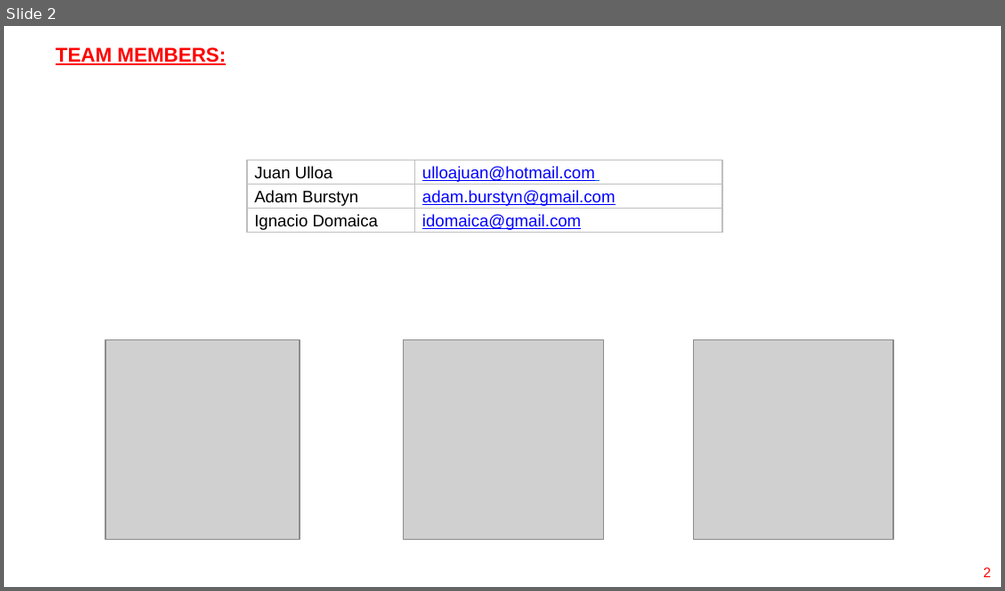
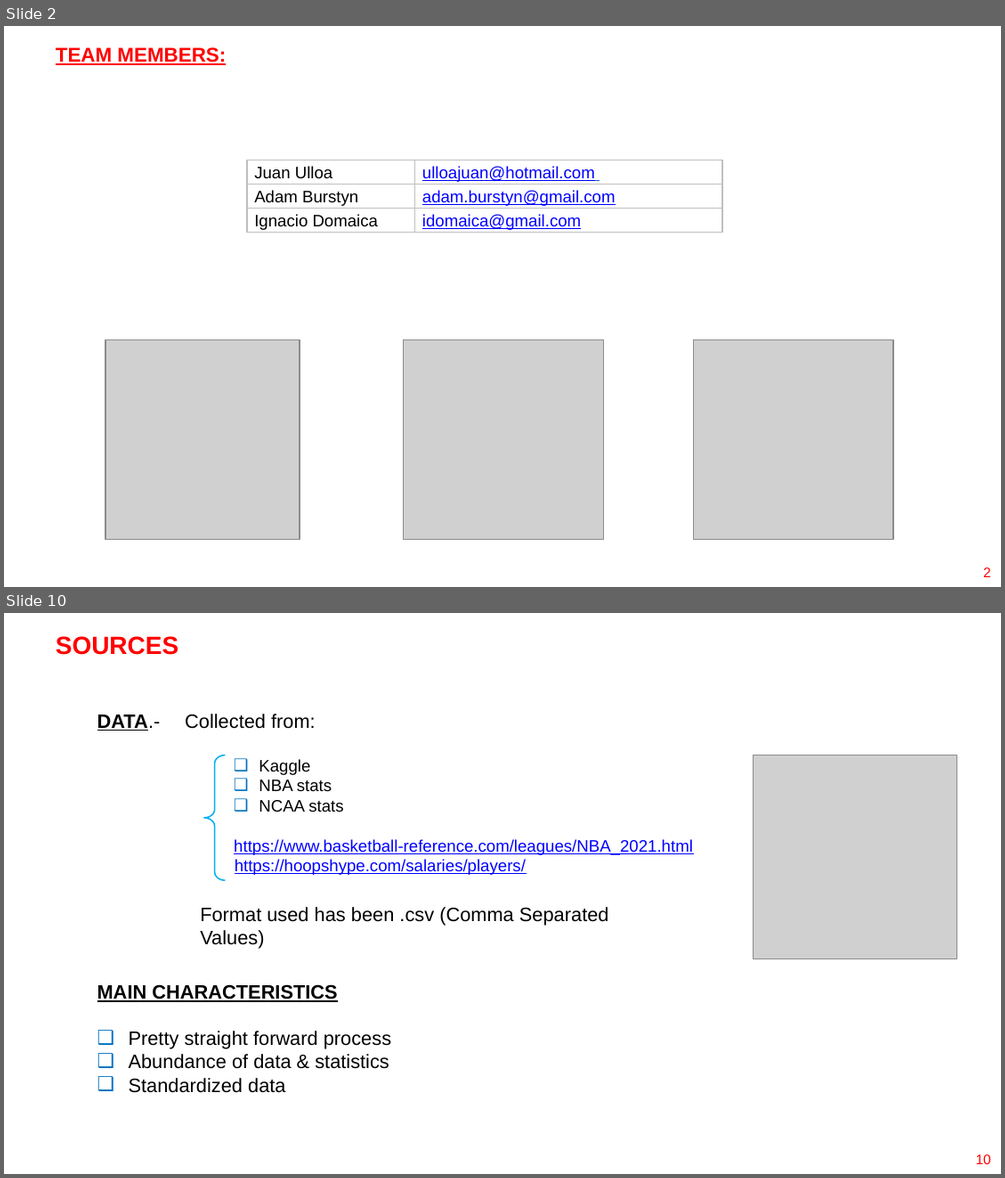
Before and after one commit to aburstyn9068/final_project, a slide deck: ppt/Final Project Group 1 v1.pptx. Shown one above the other, each under a label of ours: slide 2 before the commit, slides 2 and 10 after it; the slides between them are not shown. The pictures are 1005x591 and 1005x1178 pixels, drawn with LibreOffice and Linux fonts; fonts in the diff are those of the drawing; grey boxes stand for pictures. Boxes give left, top, right and bottom in pixels: in the first picture for what was removed or moved away, otherwise in the second. Text is boxed around its words. In the diff, an @@ line names an element or a change of style, - is before the commit and + after.

```diff
--- a/ppt/Final Project Group 1 v1.pptx
+++ b/ppt/Final Project Group 1 v1.pptx
@@ slide 10 added at (4,613,1001,1174), background #FFFFFF @@
@@ title added at (56,636,178,655), 18 pt, text #FF0000, bold @@
+SOURCES
@@ text added at (97,714,693,875), 12 pt, text #0000FF, underline @@
+DATA.- Collected from:
+    ❑ Kaggle
+    ❑ NBA stats
+    ❑ NCAA stats
+  https://www.basketball-reference.com/leagues/NBA_2021.html
+  https://hoopshype.com/salaries/players/
@@ left brace added at (204,755,226,881), outline #00B0F0 1 pt @@
@@ picture added at (752,755,957,960) @@
@@ text added at (200,907,609,949), 14 pt, text #000000 @@
+Format used has been .csv (Comma Separated Values)
@@ text added at (97,984,391,1093), 14 pt, text #000000 @@
+MAIN CHARACTERISTICS
+❑ Pretty straight forward process
+❑ Abundance of data & statistics
+❑ Standardized data
@@ page number added at (976,1154,991,1164), 10 pt, text #FF0000 @@
+10
```
Also in this commit, not shown: 3 slides changed, 19 other slides added, 9 other files.
